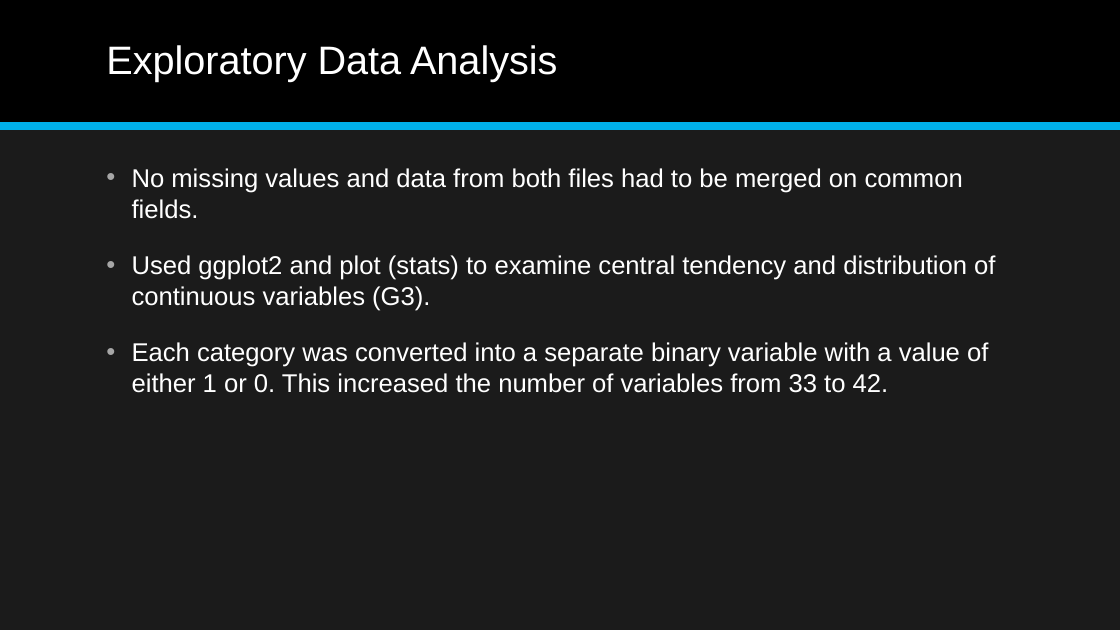
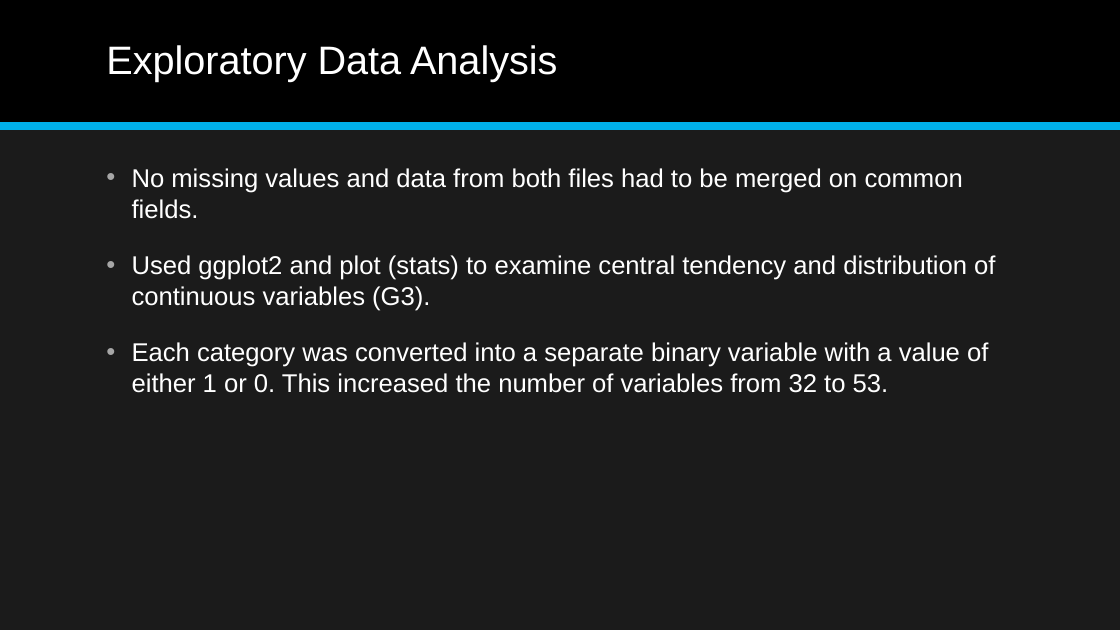
Before and after one commit to aajunwa/capstone, a slide deck: slide 6 of Student Alcohol Consumption Data Science Project.pptx (slide 7 before the commit). Drawn at 1120x630 pixels with LibreOffice and Linux fonts; fonts in the diff are those of the drawing. Boxes give left, top, right and bottom in pixels: in the first picture for what was removed or moved away, otherwise in the second. Text is boxed around its words. In the diff, an @@ line names an element or a change of style, - is before the commit and + after.

```diff
--- a/Student Alcohol Consumption Data Science Project.pptx
+++ b/Student Alcohol Consumption Data Science Project.pptx
@@ text at [132, 342, 988, 393]: text changed @@
-• Each category was converted into a separate binary variable with a value of either 1 or 0. This increased the number of variables from 33 to 42.
+• Each category was converted into a separate binary variable with a value of either 1 or 0. This increased the number of variables from 32 to 53.
```
Also in this commit, not shown: 3 other slides changed, 6 slides added, 3 slides removed, 7 other files.
